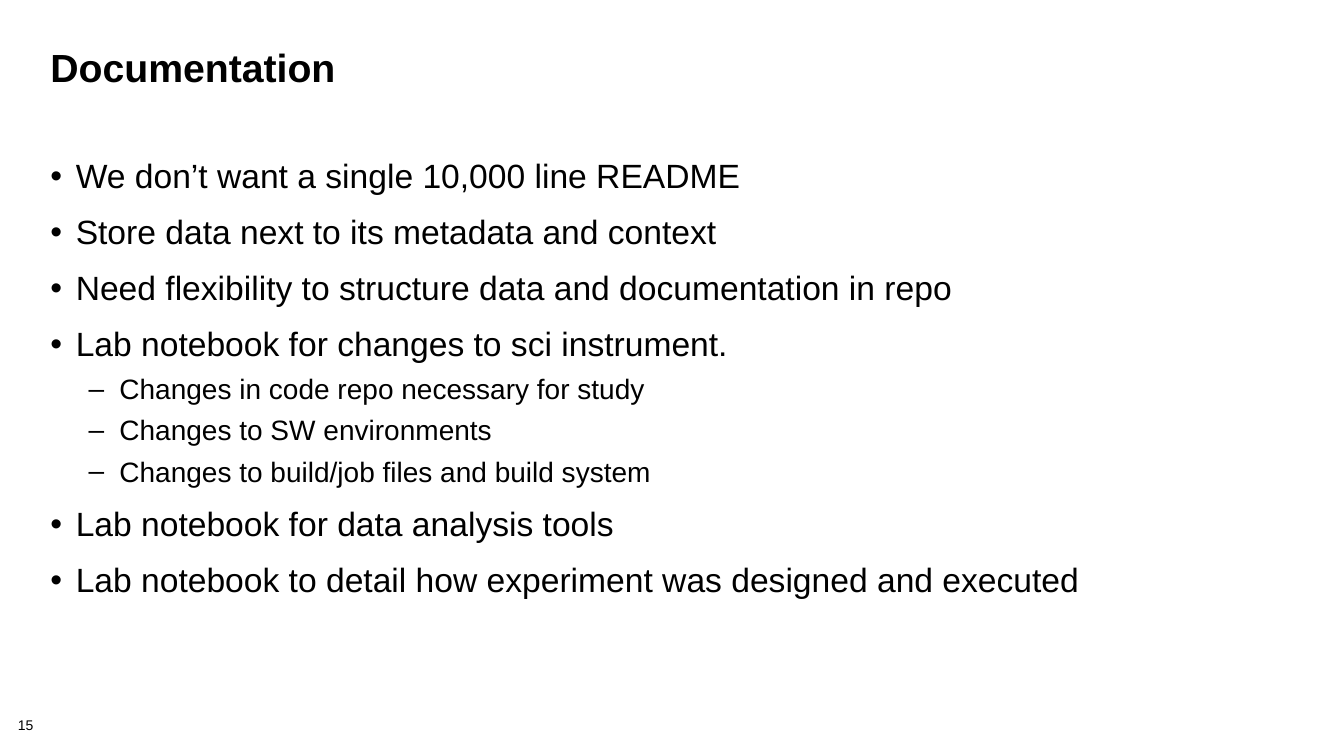
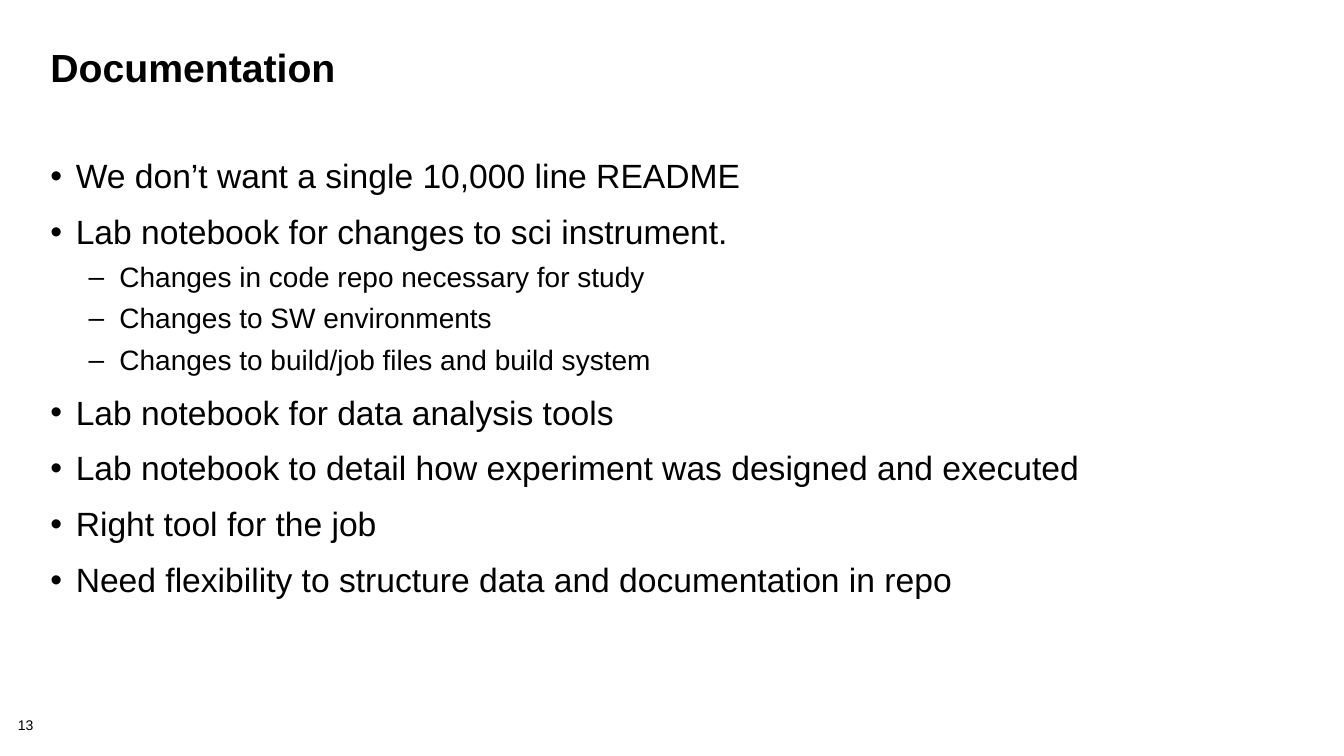
Before and after one commit to bssw-tutorial/presentations, a slide deck: slide 13 of computational-expts.pptx (slide 15 before the commit). Drawn at 1344x756 pixels with LibreOffice and Linux fonts; fonts in the diff are those of the drawing; background and template pictures are left out. Boxes give left, top, right and bottom in pixels: in the first picture for what was removed or moved away, otherwise in the second. Text is boxed around its words. In the diff, an @@ line names an element or a change of style, - is before the commit and + after.

```diff
--- a/computational-expts.pptx
+++ b/computational-expts.pptx
@@ text at box(76, 219, 951, 307): paragraphs removed @@
-• Store data next to its metadata and context
-• Need flexibility to structure data and documentation in repo
@@ text at box(76, 511, 951, 599): paragraphs added @@
+• Right tool for the job
+• Need flexibility to structure data and documentation in repo
@@ page number at box(18, 720, 34, 730): text changed @@
-15
+13
```
Also in this commit, not shown: 6 other slides changed, 2 slides removed.
